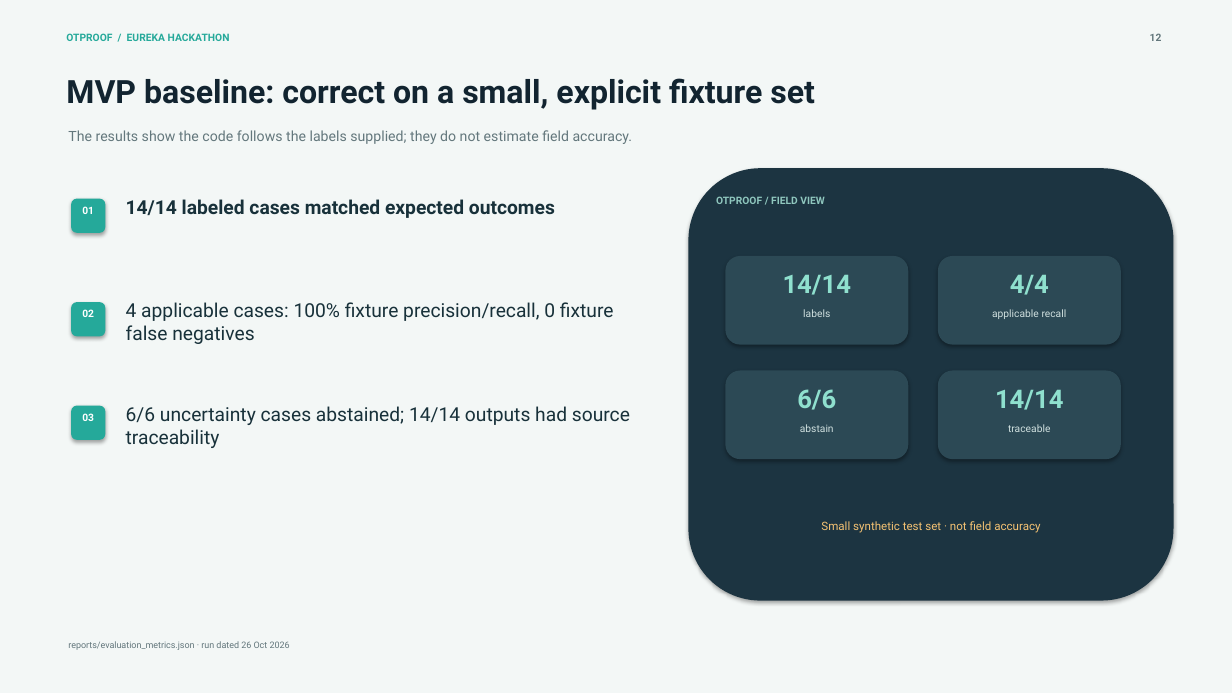
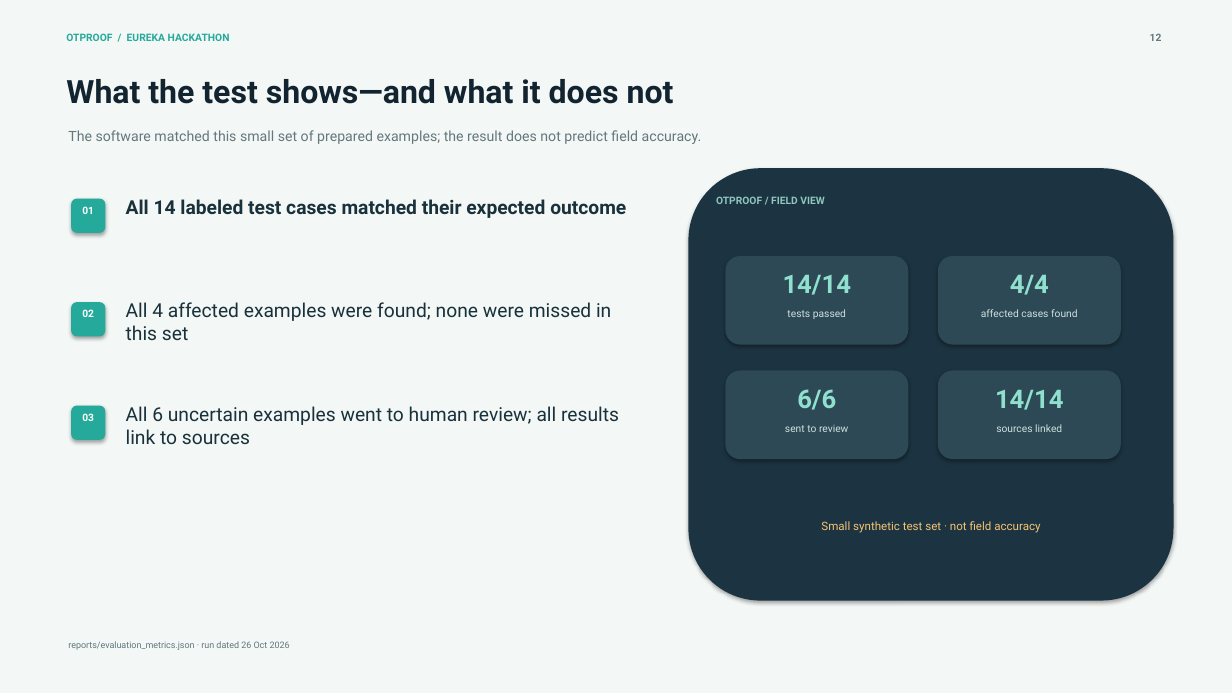
Before and after one commit to deepeshaiml/OTProof, a slide deck: slide 12 of OTProof_Pitch_Deck.pptx. Drawn at 1232x693 pixels with LibreOffice and Linux fonts; fonts in the diff are those of the drawing. Boxes give left, top, right and bottom in pixels: in the first picture for what was removed or moved away, otherwise in the second. Text is boxed around its words. In the diff, an @@ line names an element or a change of style, - is before the commit and + after.

```diff
--- a/OTProof_Pitch_Deck.pptx
+++ b/OTProof_Pitch_Deck.pptx
@@ text at (66, 79, 674, 104): text changed @@
-MVP baseline: correct on a small, explicit fixture set
+What the test shows—and what it does not
@@ text at (68, 130, 702, 144): text changed @@
-The results show the code follows the labels supplied; they do not estimate field accuracy.
+The software matched this small set of prepared examples; the result does not predict field accuracy.
@@ text at (126, 199, 626, 218): text changed @@
-14/14 labeled cases matched expected outcomes
+All 14 labeled test cases matched their expected outcome
@@ text at (126, 302, 611, 340): text changed @@
-4 applicable cases: 100% fixture precision/recall, 0 fixture false negatives
+All 4 affected examples were found; none were missed in this set
@@ text at (787, 309, 846, 319): text changed @@
-labels
+tests passed
@@ text at (981, 309, 1078, 317): text changed @@
-applicable recall
+affected cases found
@@ text at (126, 406, 619, 444): text changed @@
-6/6 uncertainty cases abstained; 14/14 outputs had source traceability
+All 6 uncertain examples went to human review; all results link to sources
@@ text at (785, 425, 848, 432): text changed @@
-abstain
+sent to review
@@ text at (996, 424, 1062, 432): text changed @@
-traceable
+sources linked
```
Also in this commit, not shown: 13 other slides changed, 1 slide added, 16 other files.
